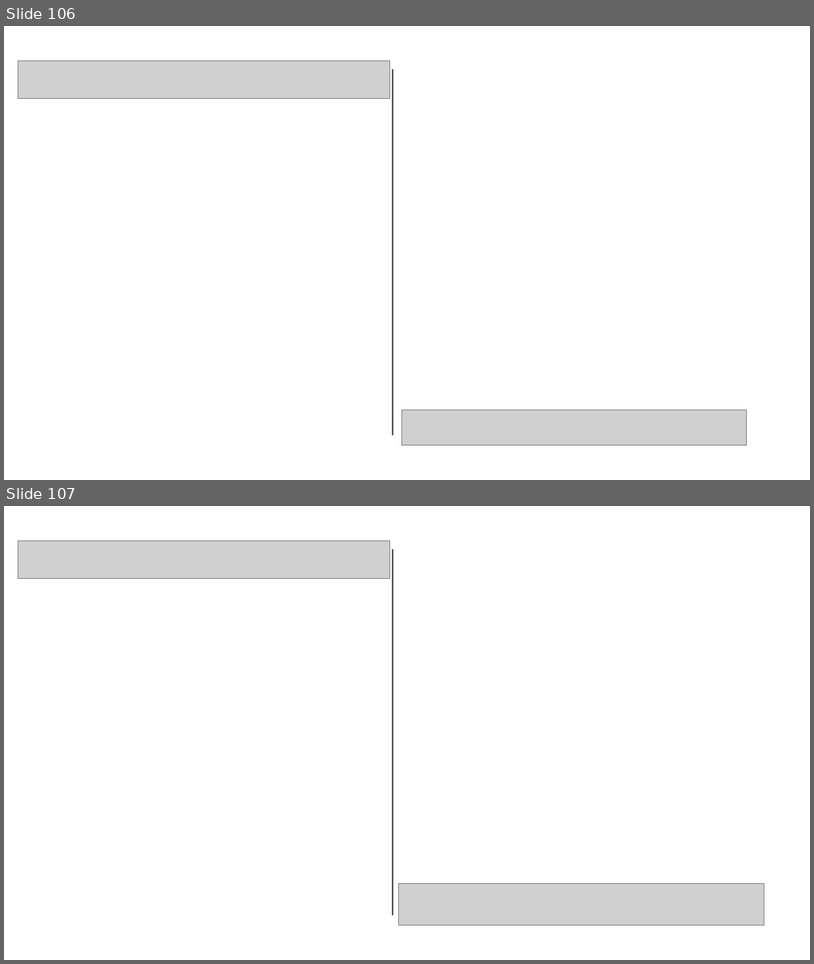
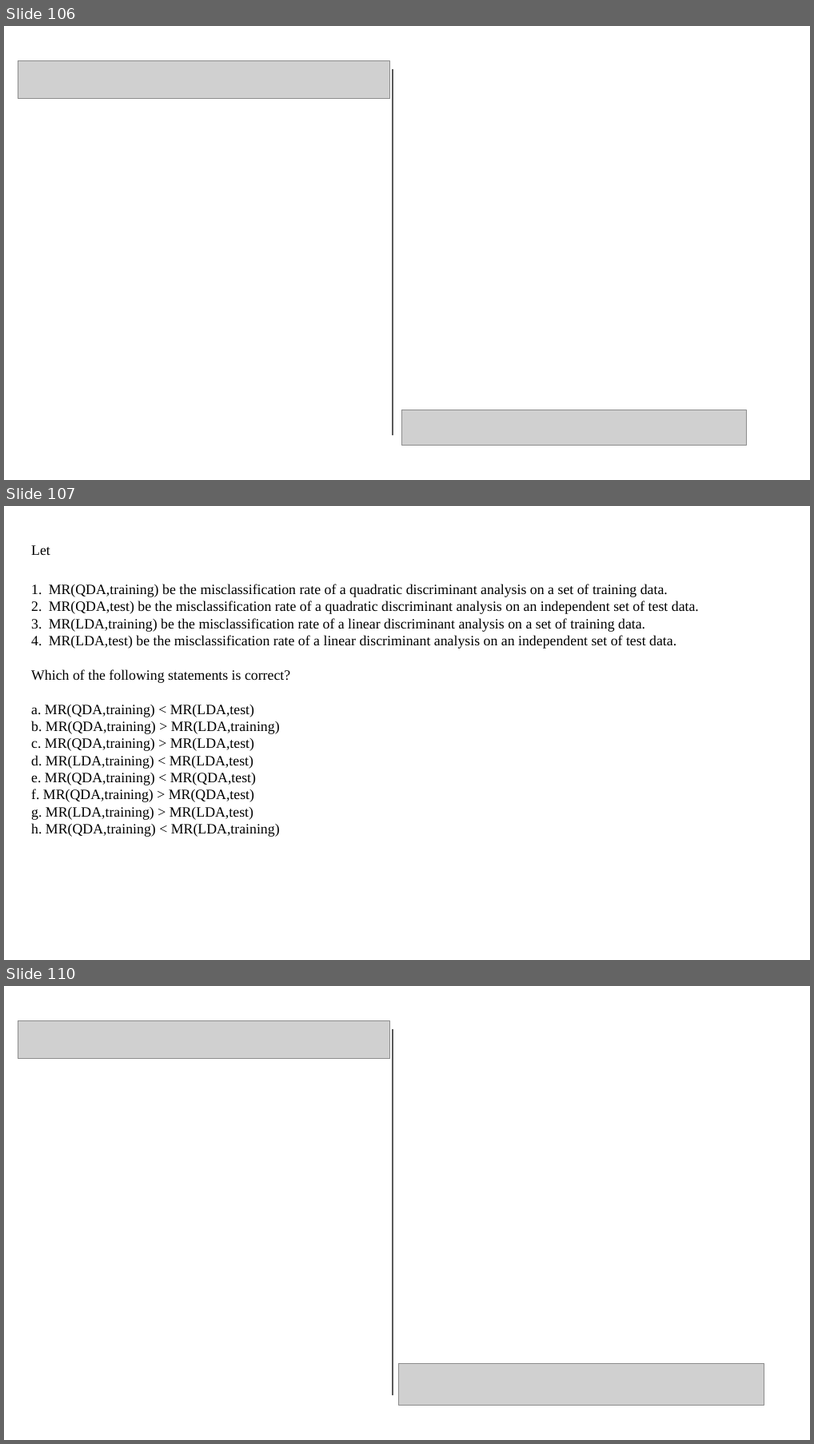
Before and after one commit to pvermees/geostats, a slide deck: slides/quizzes.odp. Shown one above the other, each under a label of ours: slides 106 and 107 before the commit, slides 106, 107 and 110 after it; the slides between them are not shown. The pictures are 814x964 and 814x1444 pixels, drawn with LibreOffice and Linux fonts; fonts in the diff are those of the drawing; grey boxes stand for pictures. Boxes give left, top, right and bottom in pixels: in the first picture for what was removed or moved away, otherwise in the second. Text is boxed around its words. In the diff, an @@ line names an element or a change of style, - is before the commit and + after.

```diff
--- a/slides/quizzes.odp
+++ b/slides/quizzes.odp
@@ slide 107 added at [4,506,810,960], background #FFFFFF @@
@@ text added at [31,545,699,836], 14 pt, text #000000 @@
+Let
+1. MR(QDA,training) be the misclassification rate of a quadratic discriminant analysis on a set of training data.
+2. MR(QDA,test) be the misclassification rate of a quadratic discriminant analysis on an independent set of test data.
+3. MR(LDA,training) be the misclassification rate of a linear discriminant analysis on a set of training data.
+4. MR(LDA,test) be the misclassification rate of a linear discriminant analysis on an independent set of test data.
+Which of the following statements is correct?
+a. MR(QDA,training) < MR(LDA,test)
+b. MR(QDA,training) > MR(LDA,training)
+c. MR(QDA,training) > MR(LDA,test)
+d. MR(LDA,training) < MR(LDA,test)
+e. MR(QDA,training) < MR(QDA,test)
+f. MR(QDA,training) > MR(QDA,test)
+g. MR(LDA,training) > MR(LDA,test)
+h. MR(QDA,training) < MR(LDA,training)
@@ what was slide 107 is now slide 110 @@
```
Also in this commit, not shown: 2 other slides added, 1 other file.
